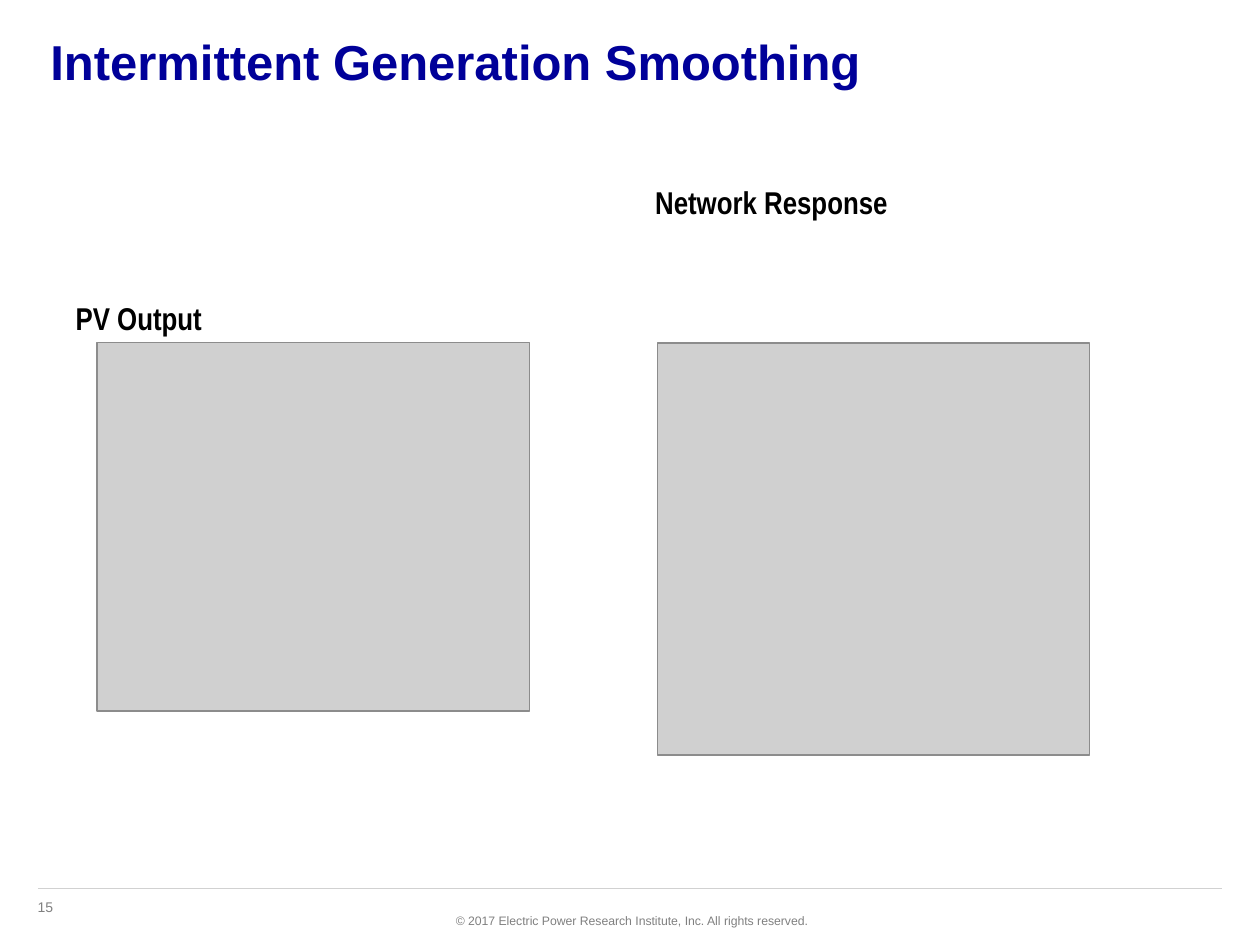
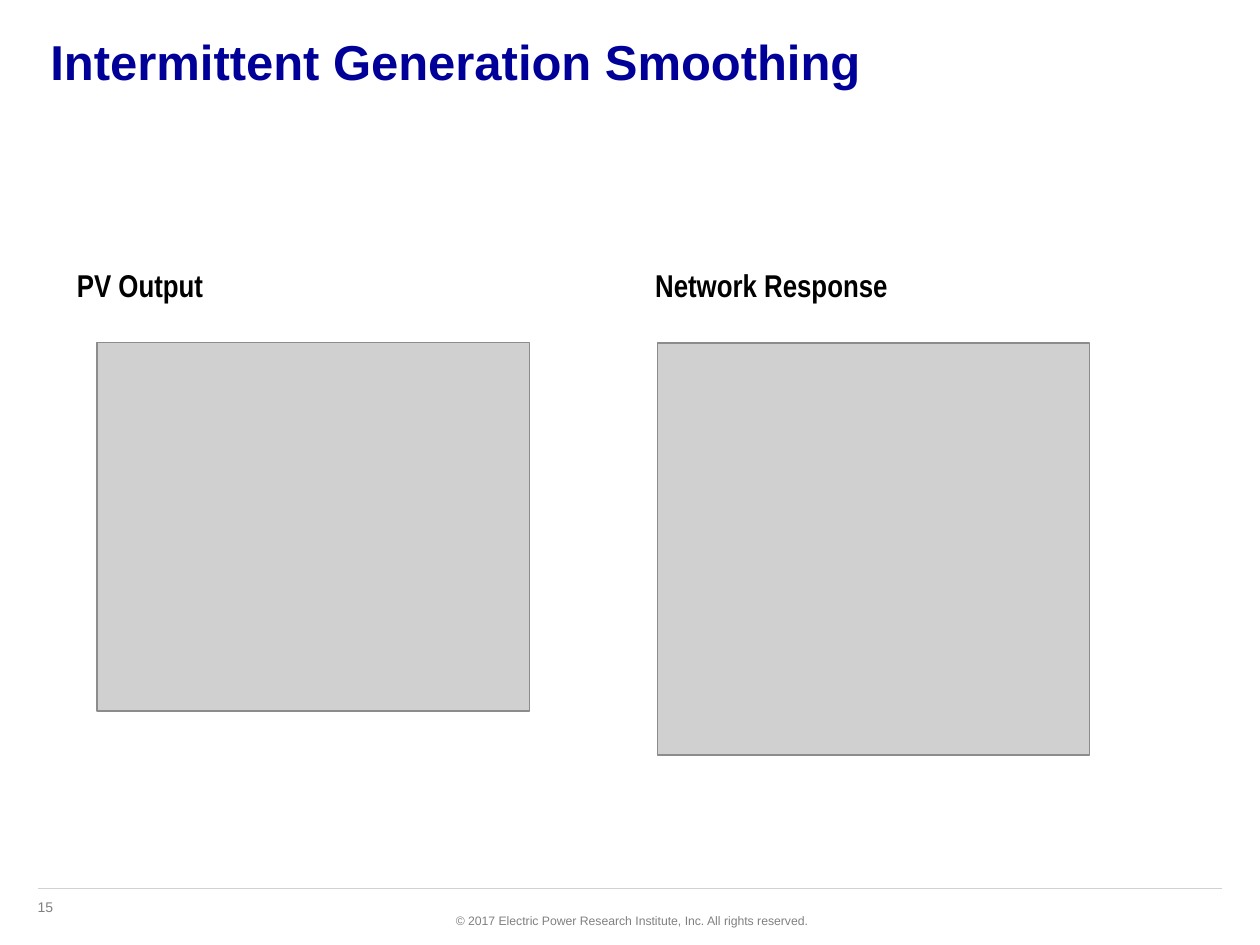
Before and after one commit to dss-extensions/opendss-svn-mirror, a slide deck: slide 15 of trunk/Training/GAPQ2017/PPT/16 Storage Model.pptx. Drawn at 1260x945 pixels with LibreOffice and Linux fonts; fonts in the diff are those of the drawing; grey boxes stand for pictures; background and template pictures are left out. Boxes give left, top, right and bottom in pixels: in the first picture for what was removed or moved away, otherwise in the second. Text is boxed around its words. In the diff, an @@ line names an element or a change of style, - is before the commit and + after.

```diff
--- a/trunk/Training/GAPQ2017/PPT/16 Storage Model.pptx
+++ b/trunk/Training/GAPQ2017/PPT/16 Storage Model.pptx
@@ text "Network Response": place and size @@
-text "Network Response" at [655,191,887,220]
+text "Network Response" at [655,274,887,303]
@@ text "PV Output": place and size @@
-text "PV Output" at [76,308,202,336]
+text "PV Output" at [77,275,203,303]
```
Also in this commit, not shown: 5 other slides changed, 4 other files.
